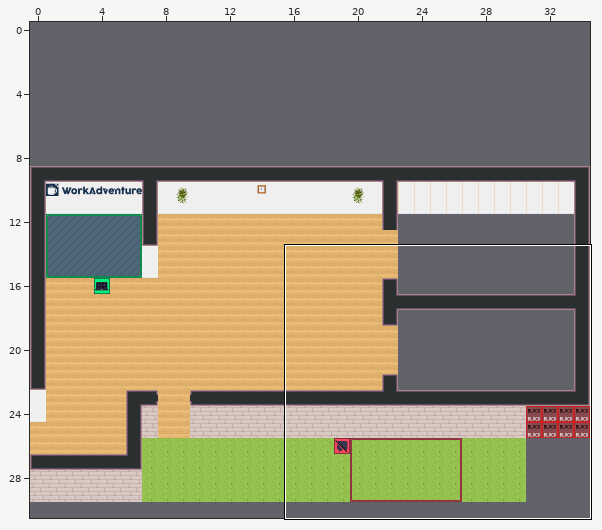
Tiled map (JSON) -- map.tmj. Above: a wide view before the commit, with the close-up outlined.
Close-up. Earlier state:
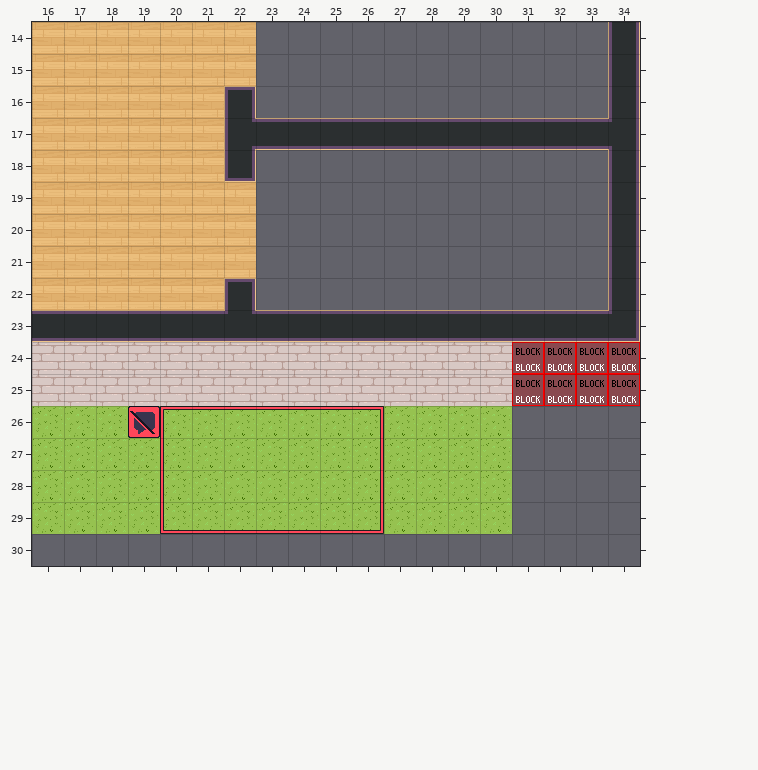
Cells are 32x32 px. Shown: x 16..34, y 14..30. The commit also changed other parts of the map, which this record leaves out. The old version is drawn lined up with the new one.
The result:
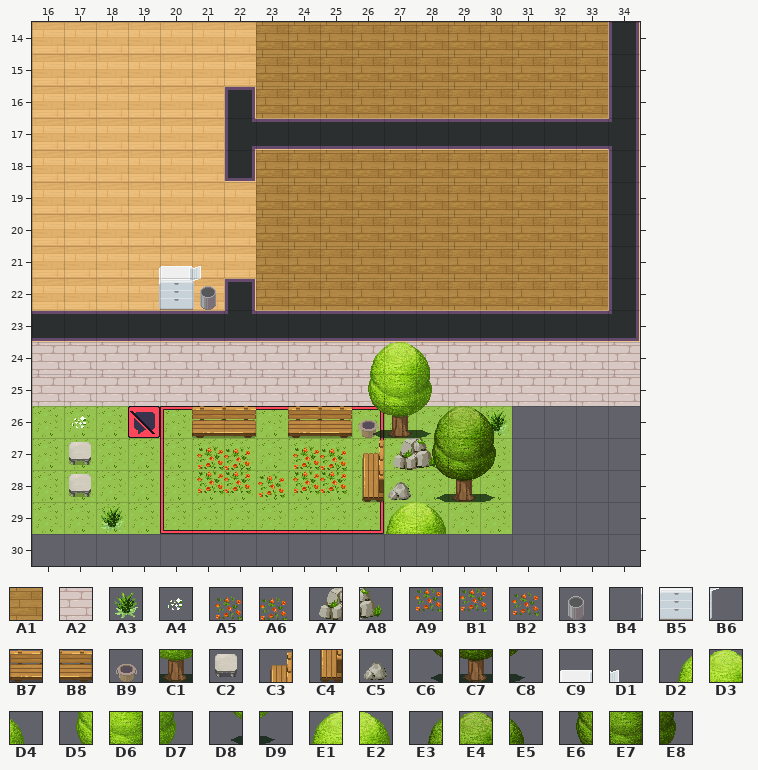
Key: from "Chunk 1": A1 4, A2 45, A3 57, A4 58, A5 59, A6 60, A7 61, A8 62, A9 63, B1 64, B2 65, B3 107, B4 110 flipped left-right, B5 111 flipped left-right, B6 112 flipped left-right, B7 121, B8 122, B9 123, C1 124, C2 125, C3 128, C4 131, C5 132, C6 153, C7 154, C8 155, C9 166 flipped left-right, D1 167 flipped left-right, D2 177, D3 178, D4 179, D5 180, D6 181, D7 182, D8 183, D9 184, E1 185, E2 186, E3 195, E4 196, E5 197, E6 198, E7 199, E8 200.
__ is an empty cell.
Tiles of an added or newly shown layer are drawn over the layers below it.
Edits made:
map size 35x21 -> 35x30 cells (old content now starts at 0,9; both pictures use the new coordinates)
Layer "SOL/Matière Sol":
y 14..16: x 23..33 __ __ __ __ __ __ __ __ __ __ __ -> A1 A1 A1 A1 A1 A1 A1 A1 A1 A1 A1
y 18..22: x 23..33 __ __ __ __ __ __ __ __ __ __ __ -> A1 A1 A1 A1 A1 A1 A1 A1 A1 A1 A1
Layer "MURS/Murs":
y 24..25: x 31..34 __ __ __ __ -> A2 A2 A2 A2
Layer "furniture/furniture1" (now shown):
y 26: x 17 __ -> A4; x 30 __ -> A3
y 27: x 21..22 __ __ -> A5 A6; x 24..25 __ __ -> A5 A6; x 27..28 __ __ -> A7 A8
y 28: x 21..25 __ __ __ __ __ -> A9 B1 B2 A9 B1
y 29: x 18 __ -> A3
Layer "furniture/furniture2" (now shown):
y 22: x 19..21 __ __ __ -> B4 B5 B6
y 26: x 21..22 __ __ -> B7 B8; x 24..27 __ __ __ __ -> B7 B8 B9 C1
y 27: x 17 __ -> C2; x 26 __ -> C3
y 28: x 17 __ -> C2; x 26..27 __ __ -> C4 C5
Layer "furniture/furniture3" (now shown):
y 22: x 21 __ -> B3
y 28: x 28..30 __ __ __ -> C6 C7 C8
Layer "above/above1" (now shown):
y 21: x 20..21 __ __ -> C9 D1
y 24: x 26..28 __ __ __ -> D2 D3 D4
y 25: x 26..28 __ __ __ -> D5 D6 D7
y 26: x 26 __ -> D8; x 28 __ -> D9
y 29: x 27..28 __ __ -> E1 E2
Layer "above/above2" (now shown):
y 26: x 28..30 __ __ __ -> E3 E4 E5
y 27: x 28..30 __ __ __ -> E6 E7 E8
Where, in picture pixels (left, top, right, bottom), the same in both close-ups:
added: (256, 22, 608, 118)
added: (256, 150, 608, 310)
added: (159, 266, 216, 310)
added: (192, 342, 640, 534)
added: (69, 416, 124, 532)
